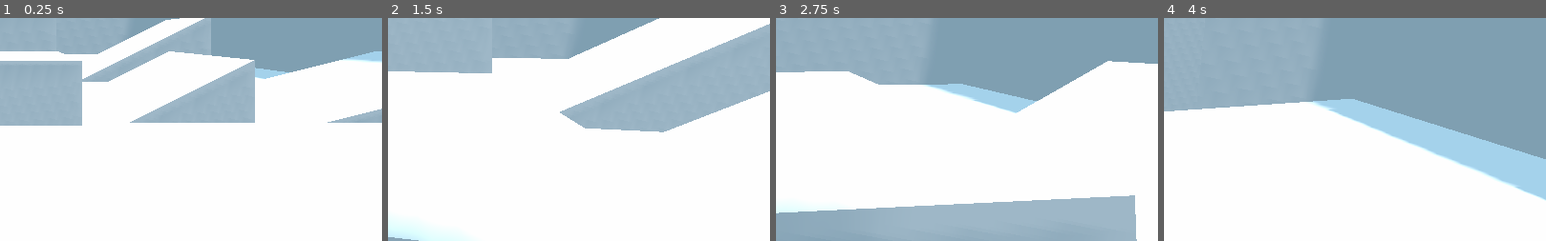
Above: before the commit, frames 1-4 (left to right).
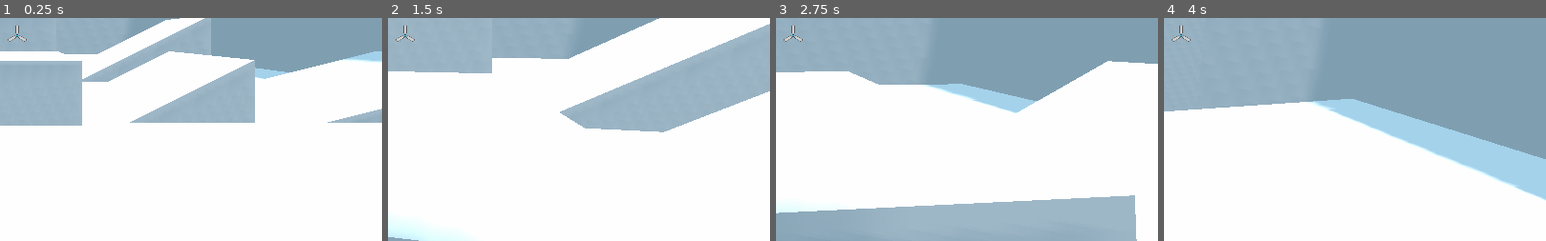
Above: after the commit, the same moments.

Repository: kdreese/godot-3D-shooter-project
Game: Godot game, scene res://src/states/Game.tscn
Same seed, same stepped clock (60 frames per second), same inputs: the game is played once before the commit and once after it.
Inputs (mouse positions are % of the whole screen's width and height, from its top left):
- Up to frame 1 (0.25 s): no input
- Up to frame 2 (1.5 s): move the mouse to (55, 50) at 0.52 s; press the mouse at (55, 50) at 0.53 s; hold W (move_forwards) from 0.53 s (still down); tap Space (jump) at 0.77 s; move the mouse to (45, 50) at 1.27 s; release the mouse at (45, 50) at 1.28 s; click (45, 50) at 1.35 s
- Up to frame 3 (2.75 s): keep holding W (move_forwards); tap Space (jump) at 1.52 s; move the mouse to (52, 48) at 2.02 s; press the mouse at (52, 48) at 2.03 s
- Up to frame 4 (4 s): keep holding W (move_forwards); move the mouse to (49, 52) at 2.77 s; release the mouse at (49, 52) at 2.78 s; click (49, 52) at 2.85 s; tap Space (jump) at 3.02, 3.77 s; move the mouse to (57, 51) at 3.52 s; press the mouse at (57, 51) at 3.53 s
The pictures show only the part of the screen within x 48-98%, y 46-96%; the shares and areas given below are measured in that part.

The runs differ from the first frame. In frame 1, 0.1% of the frame differs, in the area x 2-7%, y 3-11%; in frame 2, 0.1%; in frame 3, 0.1%; in frame 4, 0.1%.

Commit message:
Added reticle

Diff:
--- a/src/states/Game.tscn
+++ b/src/states/Game.tscn
@@ -1,6 +1,25 @@
-[gd_scene load_steps=2 format=2]
+[gd_scene load_steps=3 format=2]
 
 [ext_resource path="res://src/states/Game.gd" type="Script" id=1]
+[ext_resource path="res://assets/reticle.png" type="Texture" id=2]
 
 [node name="Game" type="Node"]
 script = ExtResource( 1 )
+
+[node name="UI" type="CanvasLayer" parent="."]
+
+[node name="TextureRect" type="TextureRect" parent="UI"]
+anchor_left = 0.5
+anchor_top = 0.5
+anchor_right = 0.5
+anchor_bottom = 0.5
+margin_left = -16.0
+margin_top = -16.0
+margin_right = 16.0
+margin_bottom = 16.0
+rect_scale = Vector2( 0.25, 0.25 )
+mouse_filter = 2
+size_flags_horizontal = 4
+size_flags_vertical = 4
+texture = ExtResource( 2 )
+stretch_mode = 4
Binary file added: assets/reticle.png
Not shown, added: assets/reticle.png.import
